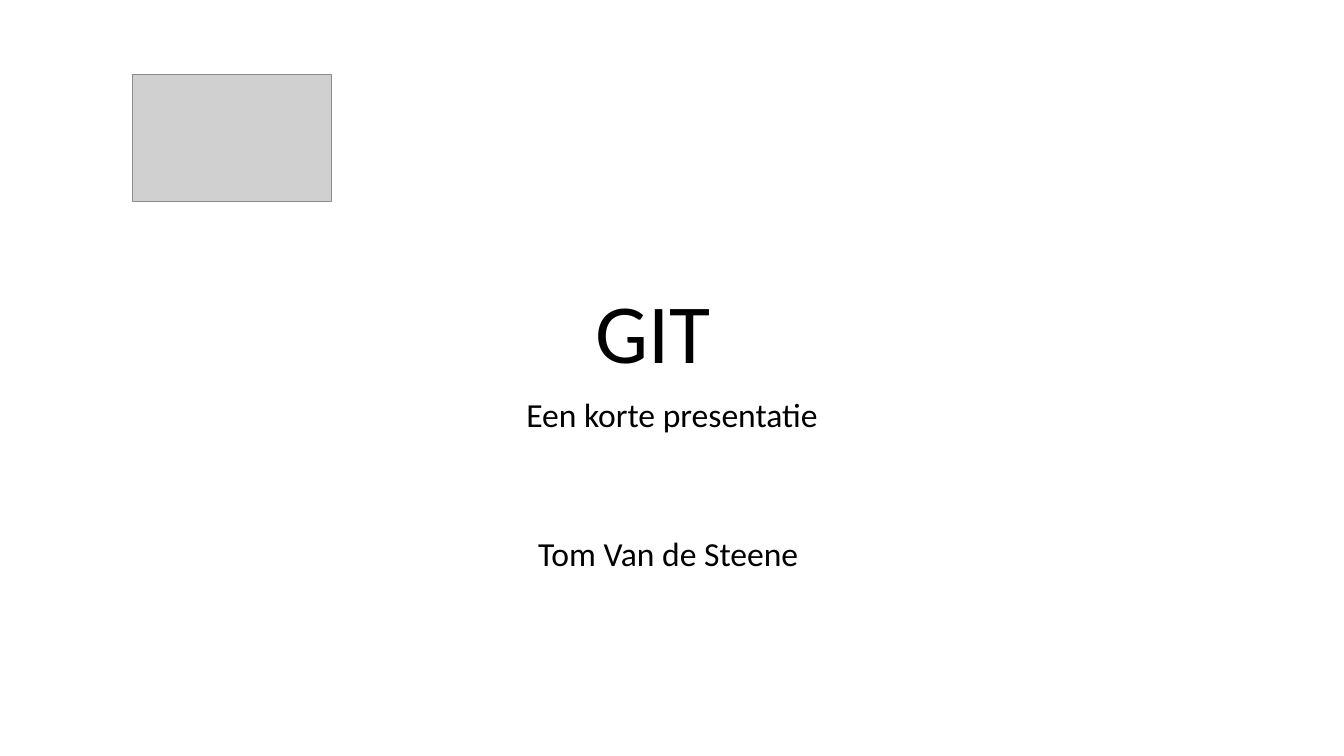
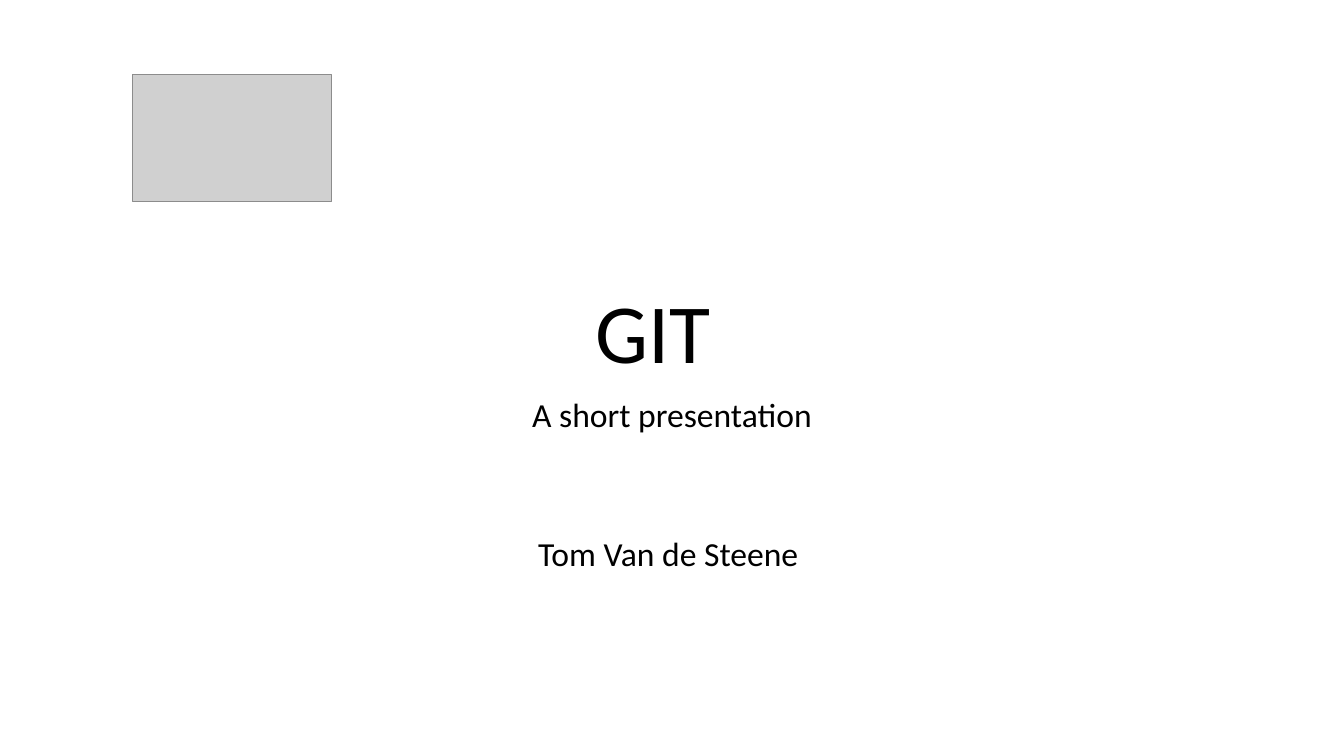
Before and after one commit to tomovermeers/MyFirstGitProject, a slide deck: slide 1 of GIT.pptx. Drawn at 1344x756 pixels with LibreOffice and Linux fonts; fonts in the diff are those of the drawing; grey boxes stand for pictures. Boxes give left, top, right and bottom in pixels: in the first picture for what was removed or moved away, otherwise in the second. Text is boxed around its words. In the diff, an @@ line names an element or a change of style, - is before the commit and + after.

```diff
--- a/GIT.pptx
+++ b/GIT.pptx
@@ subtitle at <box>532,403,812,433</box>: text changed @@
-Een korte presentatie
+A short presentation
```
Also in this commit, not shown: 10 other slides changed, 3 slides added, 1 other file.
